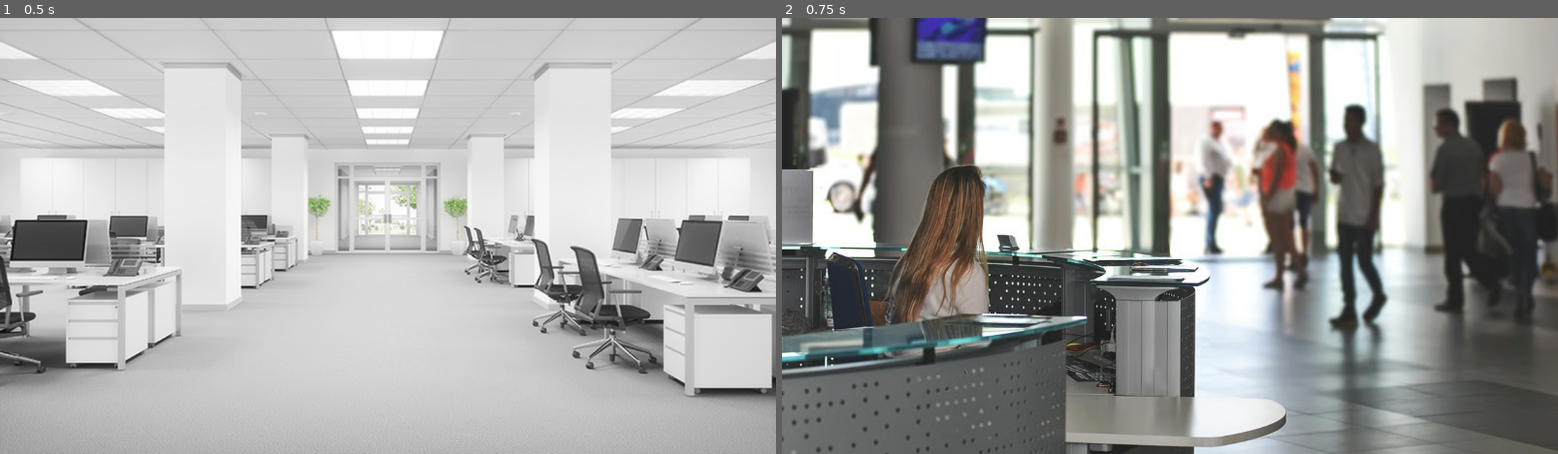
Above: before the commit, frames 1-2 (left to right).
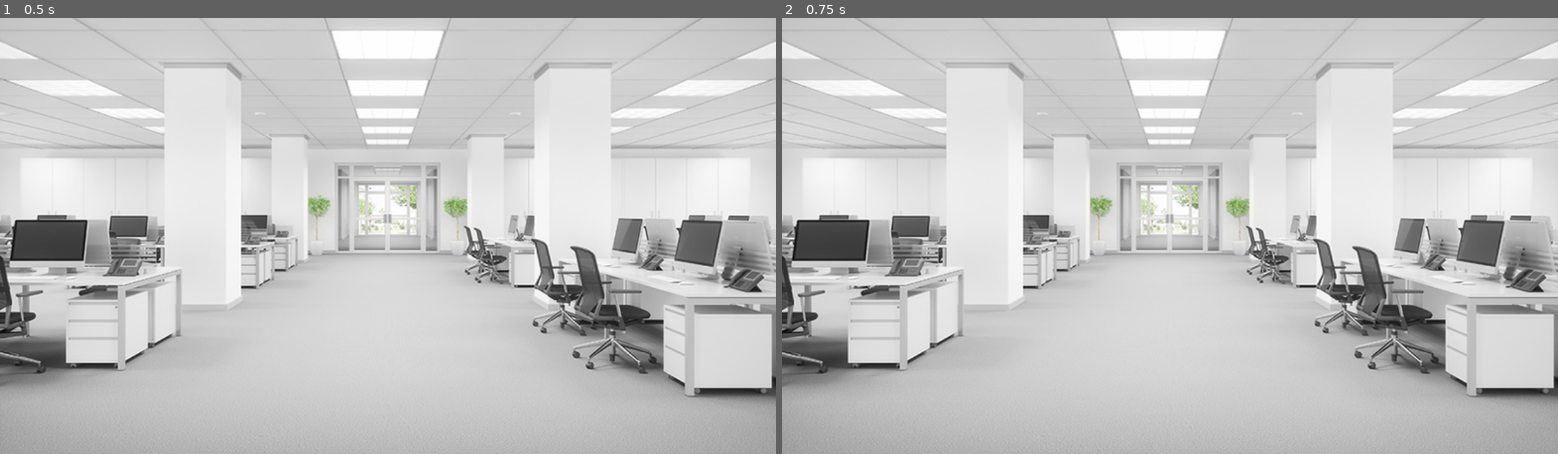
Above: after the commit, the same moments.

Repository: Anatole-DC/bgj_2026_1_strange_place
Game: Godot game, scene res://game/scenes/open_space.tscn
The game is run twice, just before and just after one commit, with the same random seed, the same clock (stepped at 60 frames per second) and the same inputs.
Inputs (mouse positions are in pixels of both pictures, inside the frame that each line leads up to):
- Up to frame 1 (0.5 s): no input
- Up to frame 2 (0.75 s): tap Enter at 0.5 s; move the mouse to (1340, 214) at 0.52 s; click (1340, 214) at 0.6 s

Frame 1 is identical in both runs. In frame 2, 87% of the frame differs, in the area x 0-100%, y 0-100%.

Commit message:
wip(loop): working base loop
Game loop is working with level changes, and is deactivated whenever the player chooses death

Diff:
--- a/common/point_and_click/point_and_click_navigation.gd
+++ b/common/point_and_click/point_and_click_navigation.gd
@@ -5,7 +5,7 @@
 func _ready():
 	assert(navigation_scene)
 
-# Called every frame. 'delta' is the elapsed time since the previous frame.
-func _process(delta):
-	if Input.is_action_just_pressed("click"):
+func _on_input_event(_viewport, event, _shape_idx):
+	if event is not InputEventMouseButton: return
+	if event.pressed and event.button_index == MOUSE_BUTTON_LEFT:
 		get_tree().change_scene_to_file(navigation_scene)
--- a/common/point_and_click/point_and_click_navigation.tscn
+++ b/common/point_and_click/point_and_click_navigation.tscn
@@ -4,3 +4,5 @@
 
 [node name="PointAndClickNavigation" type="Area2D" unique_id=2014885648]
 script = ExtResource("1_rcsro")
+
+[connection signal="input_event" from="." to="." method="_on_input_event"]
--- /dev/null
+++ b/game/entities/OfficeSceneManager.tscn
@@ -0,0 +1,8 @@
+[gd_scene format=3 uid="uid://b2hsppgnj4ovu"]
+
+[ext_resource type="Script" uid="uid://73svip8js2gy" path="res://game/entities/office_scene_manager.gd" id="1_l5ful"]
+
+[node name="OfficeSceneManager" type="Node" unique_id=1502166600]
+script = ExtResource("1_l5ful")
+
+[connection signal="tree_entered" from="." to="." method="_on_tree_entered"]
--- a/game/entities/game_loop_timer.gd
+++ b/game/entities/game_loop_timer.gd
@@ -1,36 +1,21 @@
 extends Timer
+class_name GLTimer
 
 @export_file var restart_scene: String
-@export_file var game_over_scene: String
 
 var is_started: bool = false
 
 func _ready():
 	assert(restart_scene)
 
+func start_loop():
+	if is_started:
+		return
+	self.start()
+	is_started = true
+	print("Starting game loop")
 
 func _on_timeout():
-	print("Game loop is over")
 	get_tree().change_scene_to_file(restart_scene)
 	is_started = false
-
-# Called whenever the player navigates
-func _on_tree_entered():
-	print("Changing tree")
-	var current_scene = get_tree().get_current_scene().get_name()
-	print("Entering %s" % current_scene)
-
-	if current_scene == game_over_scene:
-		print("Game over")
-		return
-
-	if current_scene == restart_scene and not is_started:
-		print("Choose to restart")
-		return
-
-	if is_started:
-		return
-
-	self.start()
-	print("Starting timer")
-	is_started = true
+	print("Game loop is over")
--- a/game/entities/game_loop_timer.tscn
+++ b/game/entities/game_loop_timer.tscn
@@ -7,7 +7,6 @@
 one_shot = true
 script = ExtResource("1_7xqbj")
 restart_scene = "uid://b0if6rnjrjmjw"
-game_over_scene = "uid://dsgu3yoi6ot3o"
 
 [connection signal="timeout" from="." to="." method="_on_timeout"]
 [connection signal="tree_entered" from="." to="." method="_on_tree_entered"]
--- /dev/null
+++ b/game/entities/office_scene_manager.gd
@@ -0,0 +1,8 @@
+extends Node
+
+func _ready():
+	MainGameLoopTimer.start_loop()
+
+
+# func _on_tree_entered():
+# 	MainGameLoopTimer.start_loop()
--- a/game/scenes/brian_office.tscn
+++ b/game/scenes/brian_office.tscn
@@ -1,6 +1,7 @@
 [gd_scene format=3 uid="uid://bgvh672k8yadt"]
 
 [ext_resource type="Texture2D" uid="uid://ci411op13rvyk" path="res://assets/images/brian_office.jpg" id="1_0rnfw"]
+[ext_resource type="PackedScene" uid="uid://b2hsppgnj4ovu" path="res://game/entities/OfficeSceneManager.tscn" id="2_sk6cd"]
 
 [node name="BrianOffice" type="Node2D" unique_id=1058688483]
 
@@ -15,3 +16,5 @@
 size_flags_horizontal = 4
 size_flags_vertical = 4
 texture = ExtResource("1_0rnfw")
+
+[node name="OfficeSceneManager" parent="." unique_id=1502166600 instance=ExtResource("2_sk6cd")]
--- a/game/scenes/elevator.tscn
+++ b/game/scenes/elevator.tscn
@@ -4,7 +4,10 @@
 [ext_resource type="PackedScene" uid="uid://dbt0kswhb0kpc" path="res://common/point_and_click/point_and_click_navigation.tscn" id="2_fpifn"]
 
 [sub_resource type="RectangleShape2D" id="RectangleShape2D_y4fd8"]
-size = Vector2(68, 135)
+size = Vector2(374, 654)
+
+[sub_resource type="RectangleShape2D" id="RectangleShape2D_n8ei2"]
+size = Vector2(62, 123)
 
 [node name="Elevator" type="Node2D" unique_id=1353703965]
 
@@ -26,7 +29,7 @@
 navigation_scene = "uid://sjgupbjgm873"
 
 [node name="ElevatorDoorShape" type="CollisionShape2D" parent="OpenSpaceNavigation" unique_id=391700310]
-position = Vector2(7.5, 13.5)
+position = Vector2(3, 0)
 shape = SubResource("RectangleShape2D_y4fd8")
 debug_color = Color(0, 0.4, 0.47058824, 0.8745098)
 
@@ -35,6 +38,6 @@
 navigation_scene = "uid://dsgu3yoi6ot3o"
 
 [node name="ElevatorTouchPad" type="CollisionShape2D" parent="DeathNavigation" unique_id=1717711637]
-position = Vector2(8, -4)
-shape = SubResource("RectangleShape2D_y4fd8")
+position = Vector2(12, -7.5)
+shape = SubResource("RectangleShape2D_n8ei2")
 debug_color = Color(0, 0.4, 0.47058824, 0.8745098)
--- a/game/scenes/hospital.tscn
+++ b/game/scenes/hospital.tscn
@@ -1,6 +1,10 @@
 [gd_scene format=3 uid="uid://dsgu3yoi6ot3o"]
 
 [ext_resource type="Texture2D" uid="uid://cdmw5pjc5ltul" path="res://assets/images/deathbed.jpg" id="1_n2iwd"]
+[ext_resource type="PackedScene" uid="uid://dbt0kswhb0kpc" path="res://common/point_and_click/point_and_click_navigation.tscn" id="2_jhogu"]
+
+[sub_resource type="RectangleShape2D" id="RectangleShape2D_4ysw6"]
+size = Vector2(177, 171)
 
 [node name="Hospital" type="Node2D" unique_id=2019354577]
 
@@ -16,3 +20,12 @@
 size_flags_vertical = 4
 texture = ExtResource("1_n2iwd")
 expand_mode = 5
+
+[node name="OpenSpaceNavigation" parent="." unique_id=2014885648 instance=ExtResource("2_jhogu")]
+position = Vector2(956, 404)
+navigation_scene = "uid://sjgupbjgm873"
+
+[node name="CollisionShape2D" type="CollisionShape2D" parent="OpenSpaceNavigation" unique_id=1413675074]
+position = Vector2(5.5, -13.5)
+shape = SubResource("RectangleShape2D_4ysw6")
+debug_color = Color(0, 0.4, 0.47058824, 0.8745098)
--- a/game/scenes/karen_office.tscn
+++ b/game/scenes/karen_office.tscn
@@ -1,6 +1,7 @@
 [gd_scene format=3 uid="uid://umlyu0ogya8b"]
 
 [ext_resource type="Texture2D" uid="uid://c4ql575ho3xss" path="res://assets/images/karen_office.webp" id="1_xnaia"]
+[ext_resource type="PackedScene" uid="uid://b2hsppgnj4ovu" path="res://game/entities/OfficeSceneManager.tscn" id="2_bn0tk"]
 
 [node name="KarenOffice" type="Node2D" unique_id=1135277209]
 
@@ -16,3 +17,5 @@
 size_flags_vertical = 4
 texture = ExtResource("1_xnaia")
 metadata/_edit_use_anchors_ = true
+
+[node name="OfficeSceneManager" parent="." unique_id=1502166600 instance=ExtResource("2_bn0tk")]
--- a/game/scenes/lobby.tscn
+++ b/game/scenes/lobby.tscn
@@ -2,6 +2,7 @@
 
 [ext_resource type="Texture2D" uid="uid://cf8fc8tgbwl5" path="res://assets/images/lobby.jpg" id="1_rupa5"]
 [ext_resource type="PackedScene" uid="uid://dbt0kswhb0kpc" path="res://common/point_and_click/point_and_click_navigation.tscn" id="2_2jggd"]
+[ext_resource type="PackedScene" uid="uid://b2hsppgnj4ovu" path="res://game/entities/OfficeSceneManager.tscn" id="3_rfumh"]
 
 [sub_resource type="RectangleShape2D" id="RectangleShape2D_rfumh"]
 size = Vector2(245, 315)
@@ -29,3 +30,5 @@
 position = Vector2(6.5, -5.5)
 shape = SubResource("RectangleShape2D_rfumh")
 debug_color = Color(0, 0.4, 0.47058824, 0.8745098)
+
+[node name="OfficeSceneManager" parent="." unique_id=1502166600 instance=ExtResource("3_rfumh")]
--- a/game/scenes/open_space.tscn
+++ b/game/scenes/open_space.tscn
@@ -2,6 +2,7 @@
 
 [ext_resource type="Texture2D" uid="uid://ca6wu62uyrk1v" path="res://assets/images/open_space.jpg" id="1_yhvbn"]
 [ext_resource type="PackedScene" uid="uid://dbt0kswhb0kpc" path="res://common/point_and_click/point_and_click_navigation.tscn" id="2_bahh1"]
+[ext_resource type="PackedScene" uid="uid://b2hsppgnj4ovu" path="res://game/entities/OfficeSceneManager.tscn" id="3_5oane"]
 
 [sub_resource type="RectangleShape2D" id="RectangleShape2D_5oane"]
 size = Vector2(160, 134)
@@ -29,3 +30,5 @@
 position = Vector2(-1, -10)
 shape = SubResource("RectangleShape2D_5oane")
 debug_color = Color(0, 0.4, 0.47058824, 0.8745098)
+
+[node name="OfficeSceneManager" parent="." unique_id=1502166600 instance=ExtResource("3_5oane")]
--- a/project.godot
+++ b/project.godot
@@ -14,6 +14,10 @@
 run/main_scene="uid://sjgupbjgm873"
 config/features=PackedStringArray("4.6", "GL Compatibility")
 config/icon="res://icon.svg"
+
+[autoload]
+
+MainGameLoopTimer="*uid://bnmlaljff61cs"
 
 [display]
 
Not shown, added: game/entities/office_scene_manager.gd.uid
Not shown, added: game/entities/OfficeSceneManager.tscn9239602718.tmp
